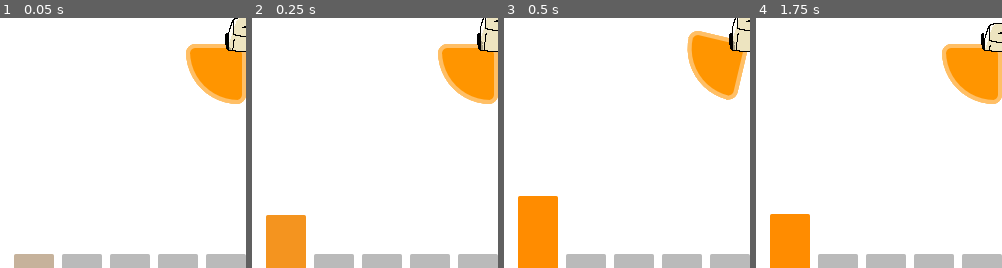
Above: before the commit, frames 1-4 (left to right).
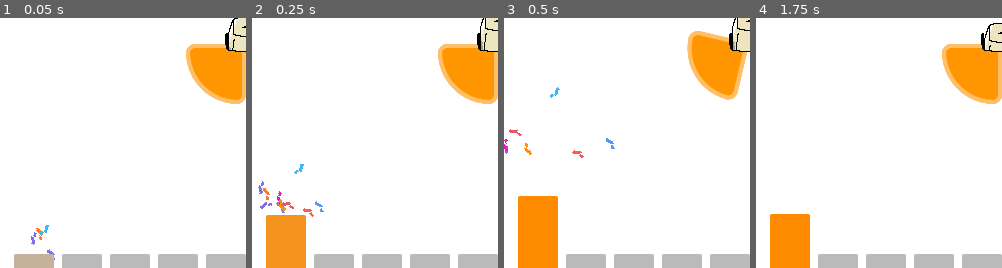
Above: after the commit, the same moments.

Repository: wpuerner/t
Game: Godot game, scene res://scenes/main.tscn
Same seed, same stepped clock (60 frames per second), same inputs: the game is played once before the commit and once after it. Sound files missing from this copy of the repository are replaced by a short silence.
Inputs:
- Up to frame 1 (0.05 s): no input
- Up to frame 2 (0.25 s): no input
- Up to frame 3 (0.5 s): no input
- Up to frame 4 (1.75 s): hold S (s) 0.53-1.28 s; tap T (t) at 0.8, 1.35 s; tap S (s) at 1.55 s
The pictures show only the part of the screen within x 0-50%, y 46-96%; the shares and areas given below are measured in that part.

The runs differ from the first frame. In frame 1, 0.2% of the frame differs, in the area x 12-23%, y 82-97%; in frame 2, 0.5%, in the area x 2-30%, y 58-80%; in frame 3, 0.4%; in frame 4, nothing differs.

Commit message:
add confetti effect

Diff:
--- a/scenes/level_number/level_number_panel_container.gd
+++ b/scenes/level_number/level_number_panel_container.gd
@@ -1,6 +1,7 @@
 extends CenterContainer
 
 @onready var animation_player: AnimationPlayer = find_child("AnimationPlayer")
+@onready var particles: CPUParticles2D = find_child("CPUParticles2D")
 @onready var panel: Panel = find_child("Panel")
 
 var color: Color = Color.LIME
@@ -12,6 +13,7 @@
 func activate():
 	is_active = true
 	animation_player.play("activate")
+	particles.emitting = true
 	create_tween().tween_property(panel, "modulate", color, 0.3)
 
 func deactivate():
--- a/scenes/level_number/level_number_panel_container.tscn
+++ b/scenes/level_number/level_number_panel_container.tscn
@@ -1,6 +1,11 @@
-[gd_scene load_steps=7 format=3 uid="uid://b3fgfe6lrac76"]
+[gd_scene load_steps=9 format=3 uid="uid://b3fgfe6lrac76"]
 
 [ext_resource type="Script" path="res://scenes/level_number/level_number_panel_container.gd" id="1_ejlas"]
+[ext_resource type="Texture2D" uid="uid://krlu1rjkq8k4" path="res://assets/confetti.png" id="2_tirqo"]
+
+[sub_resource type="Gradient" id="Gradient_ighlu"]
+offsets = PackedFloat32Array(0, 0.511111, 1)
+colors = PackedColorArray(1, 0.588235, 0, 1, 0.847059, 0.027451, 0.905882, 1, 0, 1, 1, 1)
 
 [sub_resource type="StyleBoxFlat" id="StyleBoxFlat_qxo6b"]
 bg_color = Color(1, 1, 1, 1)
@@ -97,6 +102,24 @@
 offset_bottom = 40.0
 script = ExtResource("1_ejlas")
 
+[node name="CPUParticles2D" type="CPUParticles2D" parent="."]
+position = Vector2(30, 106)
+emitting = false
+amount = 10
+lifetime = 0.5
+one_shot = true
+explosiveness = 0.7
+texture = ExtResource("2_tirqo")
+emission_shape = 3
+emission_rect_extents = Vector2(10, 10)
+direction = Vector2(0, -1)
+gravity = Vector2(0, 0)
+initial_velocity_min = 223.4
+initial_velocity_max = 308.51
+angle_min = -99.5
+angle_max = 278.0
+color_initial_ramp = SubResource("Gradient_ighlu")
+
 [node name="Control" type="Control" parent="."]
 custom_minimum_size = Vector2(40, 0)
 layout_mode = 2
Binary file added: assets/confetti.aseprite
Binary file added: assets/confetti.png
Not shown, added: assets/confetti.png.import
